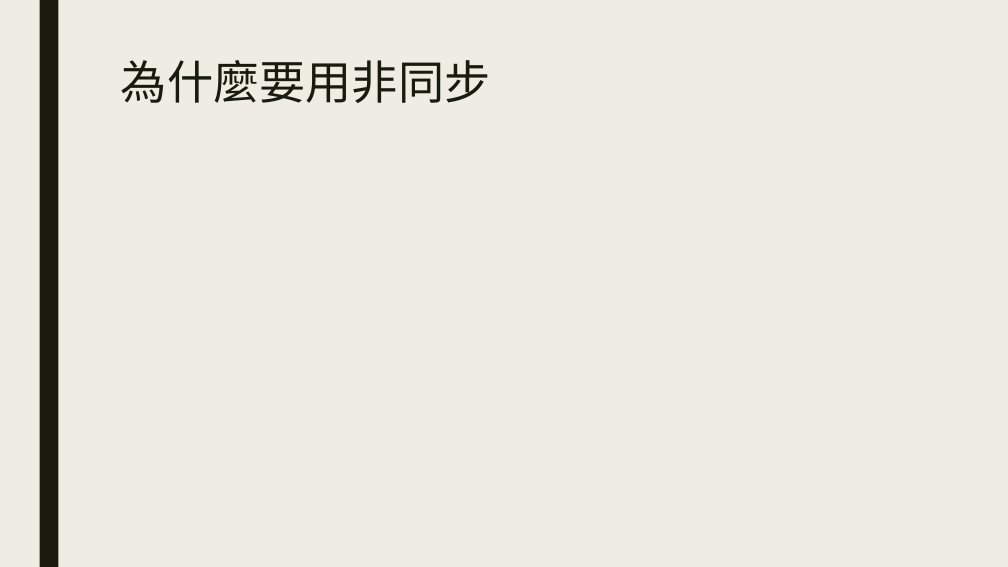
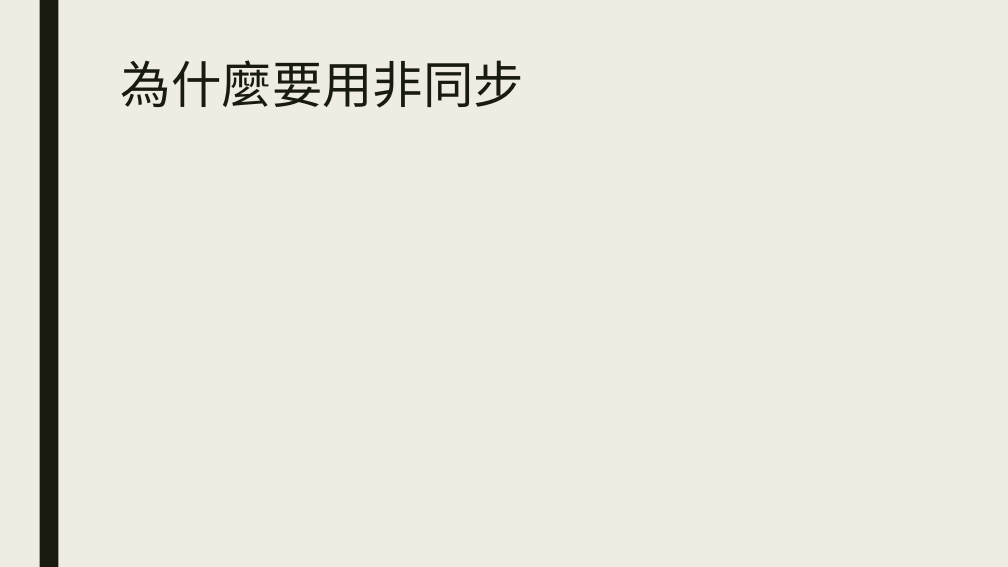
Before and after one commit to ryans610/.NET-Async-Basic, a slide deck: slide 6 of .NET非同步入門.pptx. Drawn at 1008x567 pixels with LibreOffice and Linux fonts; fonts in the diff are those of the drawing. Boxes give left, top, right and bottom in pixels: in the first picture for what was removed or moved away, otherwise in the second. Text is boxed around its words. In the diff, an @@ line names an element or a change of style, - is before the commit and + after.

```diff
--- a/.NET非同步入門.pptx
+++ b/.NET非同步入門.pptx
@@ title "為什麼要用非同步" at [121, 60, 524, 108]: size 44 to 48 pt @@
```
Also in this commit, not shown: 5 other slides changed, 2 slides added.
